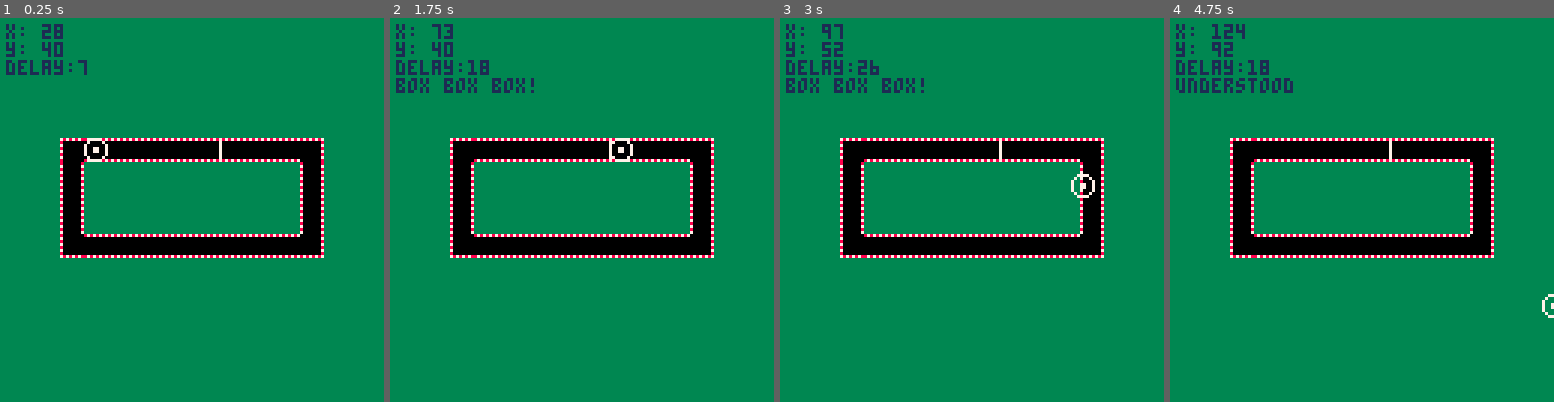
Above: before the commit, frames 1-4 (left to right).
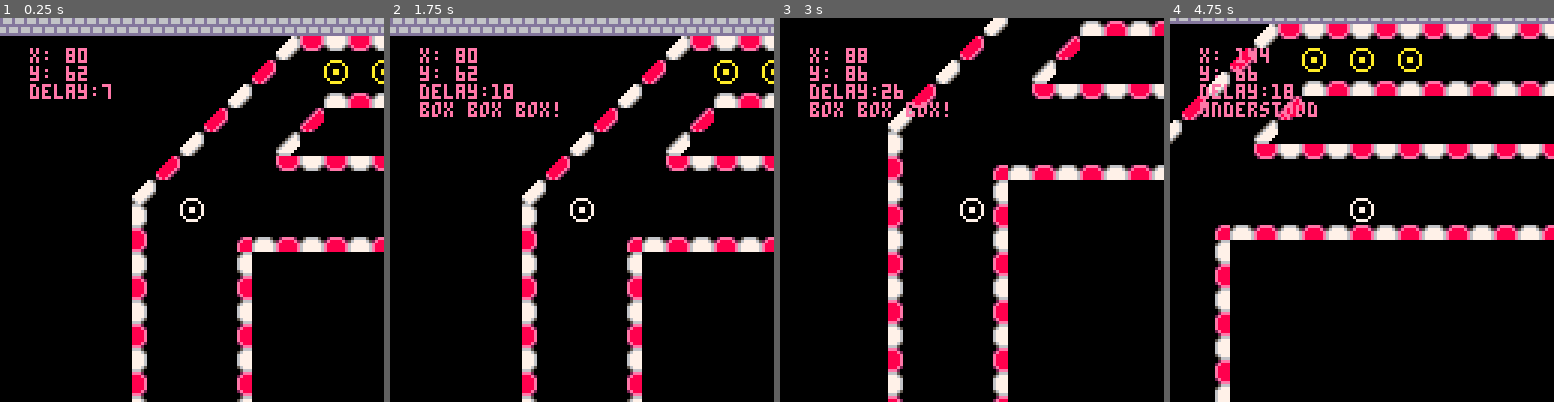
Above: after the commit, the same moments.

Repository: mmckendry/GrandPrixP8
Game: PICO-8 cartridge grandprix.p8
The game is run twice, just before and just after one commit, with the same random seed, the same clock (stepped at 60 frames per second) and the same inputs.
Inputs:
- Up to frame 1 (0.25 s): no input
- Up to frame 2 (1.75 s): tap O (Z key) at 0.33, 0.7, 1.43 s; tap X (X key) at 1.07 s
- Up to frame 3 (3 s): tap X (X key) at 2.07, 2.4, 2.73 s; tap O (Z key) at 2.22 s; hold Down 2.42-2.82 s; hold Right from 2.87 s (still down)
- Up to frame 4 (4.75 s): tap X (X key) every 0.33 s from 3.07 to 4.73 s; tap O (Z key) at 3.1, 3.98 s; release Right at 3.53 s; hold Up 3.58-4.08 s; hold Right 4.13-4.53 s; hold Down from 4.58 s (still down)

The runs differ from the first frame. In frame 1, 93% of the frame differs, in the area x 0-100%, y 0-100%; in frame 2, 93%; in frame 3, 92%; in frame 4, 95%.

Commit message:
Add tile graphics refactor map

Diff:
--- a/grandprix.p8
+++ b/grandprix.p8
@@ -1,104 +1,92 @@
 pico-8 cartridge // http://www.pico-8.com
 version 29
 __lua__
- pc_x=20
- pc_y=40
-	pc_spr=0
-	delay=0
-	pitmessage=""
-	is_pit_confirmed = false
+ pc_x=80
+ pc_y=62
+ pc_spr=0
+ delay=0
+ pitmessage=""
+ is_pit_confirmed = false
 
  function userinput()
-	 if btn (0) then
-		 pc_x-=1
-		 pc_spr+=1
-	 elseif btn(1) then
-		 pc_x+=1
-			pc_spr-=1
-		elseif btn(2) then
-		 pc_y-=1
-		 pc_spr-=1
-		elseif btn(3) then
-		 pc_y+=1
-		 pc_spr-=1
-		elseif btn(4) then
-			pitstop_initiate()
-	 elseif btn(5) then
-	 	pitstop_confirm()
-	 end
+  if btn (0) then
+   pc_x-=2
+   pc_spr+=2
+  elseif btn(1) then
+   pc_x+=2
+   pc_spr-=2
+  elseif btn(2) then
+   pc_y-=2
+   pc_spr-=2
+  elseif btn(3) then
+   pc_y+=2
+   pc_spr-=2
+  elseif btn(4) then
+   pitstop_initiate()
+  elseif btn(5) then
+   pitstop_confirm()
+  end
  end
 
  function drawtrack()
- 	map(1, 3, 20, 40, 12, 12)
+   map(0,0,0,0,128,32)
  end
 
-
  function _update()
- 	userinput()
- 	animatecar()
- end
-
- function animatecar()
- 	if(pc_x < 100 and pc_y == 40)
- 	then
- 		pc_x += 1
-	 end
-
-	if(pc_x >= 100 and pc_y >= 40)
- 	then
- 		pc_y += 1
-	end
-
-	if(pc_x > 0 and pc_y == 72)
- 	then
- 		pc_x -= 1
-	end
-
-
-	if(pc_x == 20 and pc_y <= 72)
- 	then
- 		pc_y -= 1
-	end
-
+  userinput()
  end
 
  function pitstop_initiate()
- 	pitmessage = "box box box!"
+  pitmessage = "box box box!"
  end
 
-
  function pitstop_confirm()
-		pitmessage = "understood"
-		is_pit_confirmed = true
-		delay = 0
+  pitmessage = "understood"
+  is_pit_confirmed = true
+  delay = 0
  end
 
  function update_pit_message()
  if(delay < 60) then
- 	delay += 1
- 	end
+  delay += 1
+  end
  if(delay >= 60) then
- 	if is_pit_confirmed == true then
-			is_pit_confirmed = false
-			pitmessage = ""
- 	end
- 	 delay = 0
- 	end
+  if is_pit_confirmed == true then
+   is_pit_confirmed = false
+   pitmessage = ""
+  end
+   delay = 0
+  end
  end
 
  function _draw()
- 	cls()
- 	rectfill(0,0,128,128,3)
- 	rectfill(20,40,107,79,0)
- 	rectfill(28,48,100,71,3)
- 	drawtrack()
- 	spr(0, pc_x, pc_y)
- 	print("x: " ..pc_x, 2, 2, 1)
- 	print("y: "..pc_y, 2, 8, 1)
- 	print("delay:"..delay, 2, 14, 1)
- 	update_pit_message()
- 	print(pitmessage, 2, 20, 1)
+  cls()
+  camera_follow()
+  drawtrack()
+  spr(0, pc_x, pc_y)
+  print("x: " ..pc_x, pc_x -50 , pc_y -50, 14)
+  print("y: "..pc_y, pc_x-50, pc_y-44, 14)
+  print("delay:"..delay,pc_x-50, pc_y-38, 14)
+  update_pit_message()
+  print(pitmessage, pc_x-50, pc_y-32, 14)
  end
+-->8
+--camera follow function
+
+
+function camera_follow()
+
+ cam_x=pc_x-60
+ cam_y=pc_y-60
+
+ cam_x=mid(0,cam_x,896)
+ cam_y=mid(0,cam_y,128)
+
+ camera(cam_x,cam_y)
+
+end
+-->8
+-- text display
 
 
 
@@ -133,11 +121,29 @@
 
 
 __map__
-0000000000000000000012121212000000000000000000000000000000000000000000000000000000000000000000000000000000000000000000000000000000000000000000000000000000000000000000000000000000000000000000000000000000000000000000000000000000000000000000000000000000000000
-0000000000000000000000000000000000000000000000000000000000000000000000000000000000000000000000000000000000000000000000000000000000000000000000000000000000000000000000000000000000000000000000000000000000000000000000000000000000000000000000000000000000000000
-0000000000000000000000000000000000000000000000000000000000000000000000000000000000000000000000000000000000000000000000000000000000000000000000000000000000000000000000000000000000000000000000000000000000000000000000000000000000000000000000000000000000000000
-00040a0a0a0a0a090a0a0a070000000000000000000000000000000000000000000000000000000000000000000000000000000000000000000000000000000000000000000000000000000000000000000000000000000000000000000000000000000000000000000000000000000000000000000000000000000000000000
-0008000000000000000000080000000000000000000000000000000000000000000000000000000000000000000000000000000000000000000000000000000000000000000000000000000000000000000000000000000000000000000000000000000000000000000000000000000000000000000000000000000000000000
-0008000000000000000000080000000000000000000000000000000000000000000000000000000000000000000000000000000000000000000000000000000000000000000000000000000000000000000000000000000000000000000000000000000000000000000000000000000000000000000000000000000000000000
-0008000000000000000000080000000000000000000000000000000000000000000000000000000000000000000000000000000000000000000000000000000000000000000000000000000000000000000000000000000000000000000000000000000000000000000000000000000000000000000000000000000000000000
-00050a0a0a0a0a0a0a0a0a060000000000000000000000000000000000000000000000000000000000000000000000000000000000000000000000000000000000000000000000000000000000000000000000000000000000000000000000000000000000000000000000000000000000000000000000000000000000000000
+0a0a0a0a0a0a0a0a0a0a0a0a0a0a0a0a0a0a0a0a0a0a0a0a0a0a0a0a0a0a0a0a0a0a0a0a0a0a0a0a0a0a0a0a0a0a0a0a0a0a0a0a00000000000000000000000000000000000000000000000000000000000000000000000000000000000000000000000000000000000000000000000000000000000000000000000000000000
+0a00000000000000000000000000340403040304030403040304030403040304030403043600000000000000000000000000000a00000000000000000000000000000000000000000000000000000000000000000000000000000000000000000000000000000000000000000000000000000000000000000000000000000000
+0a00000000000000000000000024000002000200020000000000000000000000000000000036000000000000000000000000000a00000000000000000000000000000000000000000000000000000000000000000000000000000000000000000000000000000000000000000000000000000000000000000000000000000000
+0a00000000000000000000003400000013141314131413141314131413141314131413000000260000000000000000000000000a00000000000000000000000000000000000000000000000000000000000000000000000000000000000000000000000000000000000000000000000000000000000000000000000000000000
+0a00000000000000000000240000002500000000000000000000000000000000000000270000003600000000000000000000000a00000000000000000000000000000000000000000000000000000000000000000000000000000000000000000000000000000000000000000000000000000000000000000000000000000000
+0a00000000000000000034000000350000000000000000000000000000000000000000003700000026000000000000000000000a00000000000000000000000000000000000000000000000000000000000000000000000000000000000000000000000000000000000000000000000000000000000000000000000000000000
+0a00000000000000002400000000040304030403040304030403040304030405040304030400000000030403040304030436000a00000000000000000000000000000000000000000000000000000000000000000000000000000000000000000000000000000000000000000000000000000000000000000000000000000000
+0a00000000000000340000000000000000000000000000000000000000000006000000000000000000000000000000000031000a00000000000000000000000000000000000000000000000000000000000000000000000000000000000000000000000000000000000000000000000000000000000000000000000000000000
+0a00000000000000300000000000000000000000000000000000000000000006000000000000000000000000000000000021000a00000000000000000000000000000000000000000000000000000000000000000000000000000000000000000000000000000000000000000000000000000000000000000000000000000000
+0a00000000000000200000003213141314131413141314131413141314131415141314131413141314131413141300000031000a00000000000000000000000000000000000000000000000000000000000000000000000000000000000000000000000000000000000000000000000000000000000000000000000000000000
+0a00000000000000300000003100000000000000000000000000000000000000000000000000000000000000000020000021000a00000000000000000000000000000000000000000000000000000000000000000000000000000000000000000000000000000000000000000000000000000000000000000000000000000000
+0a00000000000000200000002100000000000000000000000000000000000000000000000000000000000000000030000031000a00000000000000000000000000000000000000000000000000000000000000000000000000000000000000000000000000000000000000000000000000000000000000000000000000000000
+0a00000000000000300000003100000000000000000000000000000000000000000000000000000000000000000020000021000a00000000000000000000000000000000000000000000000000000000000000000000000000000000000000000000000000000000000000000000000000000000000000000000000000000000
+0a00000000000000200000002100000000000000000000000000000000000000000000000000000000000000000030000031000a00000000000000000000000000000000000000000000000000000000000000000000000000000000000000000000000000000000000000000000000000000000000000000000000000000000
+0a00000000000000300000003100000000000000000000000000000000000000000000000000000000000000000020000021000a00000000000000000000000000000000000000000000000000000000000000000000000000000000000000000000000000000000000000000000000000000000000000000000000000000000
+0a00000000000000200000002100000000000000000000000000000000000000000000000000000000000000000030000031000a00000000000000000000000000000000000000000000000000000000000000000000000000000000000000000000000000000000000000000000000000000000000000000000000000000000
+0a00000000000000300000003100000000000000000000000000000000000000000000000000000000000000000020000021000a00000000000000000000000000000000000000000000000000000000000000000000000000000000000000000000000000000000000000000000000000000000000000000000000000000000
+0a00000000000000200000002100000000000000000000000000000000000000000000000000000000000000000030000031000a00000000000000000000000000000000000000000000000000000000000000000000000000000000000000000000000000000000000000000000000000000000000000000000000000000000
+0a00000000000000300000003100000000000000000000000000000000000000000000000000000000000000000020000021000a00000000000000000000000000000000000000000000000000000000000000000000000000000000000000000000000000000000000000000000000000000000000000000000000000000000
+0a00000000000000200000002100000000000000000000000000000000000000000000000000000000000000000030000031000a00000000000000000000000000000000000000000000000000000000000000000000000000000000000000000000000000000000000000000000000000000000000000000000000000000000
+0a00000000000000300000000003040304030403040304030403040304030403040304030403040304030403040300000021000a00000000000000000000000000000000000000000000000000000000000000000000000000000000000000000000000000000000000000000000000000000000000000000000000000000000
+0a00000000000000200000000000000000000000000000000000000000000000000000000000000000000000000000000031000a00000000000000000000000000000000000000000000000000000000000000000000000000000000000000000000000000000000000000000000000000000000000000000000000000000000
+0a00000000000000300000000000000000000000000000000000000000000000000000000000000000000000000000000021000a00000000000000000000000000000000000000000000000000000000000000000000000000000000000000000000000000000000000000000000000000000000000000000000000000000000
+0a00000000000000271314131413141314131413141314131413141314131413141314131413141314131413141314131435000a00000000000000000000000000000000000000000000000000000000000000000000000000000000000000000000000000000000000000000000000000000000000000000000000000000000
+0a00000000000000000000000000000000000000000000000000000000000000000000000000000000000000000000000000000a00000000000000000000000000000000000000000000000000000000000000000000000000000000000000000000000000000000000000000000000000000000000000000000000000000000
+0a0a0a0a0a0a0a0a0a0a0a0a0a0a0a0a0a0a0a0a0a0a0a0a0a0a0a0a0a0a0a0a0a0a0a0a0a0a0a0a0a0a0a0a0a0a0a0a0a0a0a0a00000000000000000000000000000000000000000000000000000000000000000000000000000000000000000000000000000000000000000000000000000000000000000000000000000000
Not shown, changed: 32 lines of the sprite sheet (__gfx__) section of grandprix.p8
